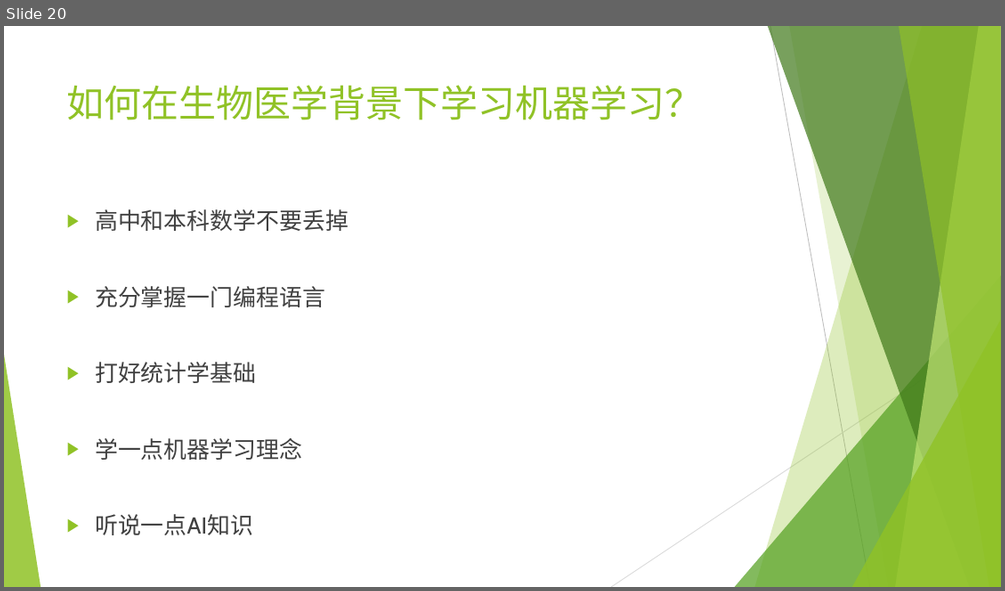
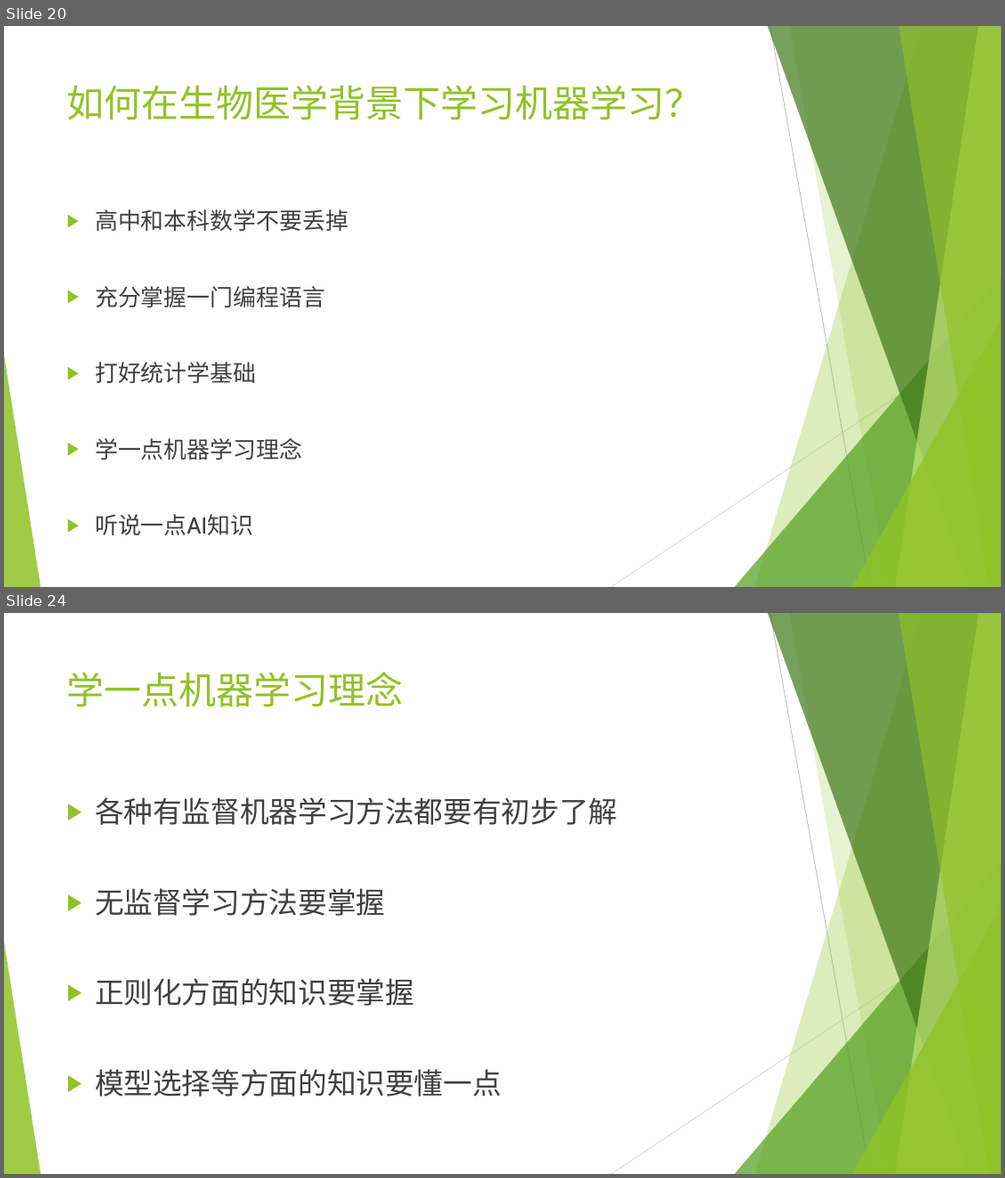
Before and after one commit to wangyi-fudan/BIOL130173, a slide deck: 0_why_and_how.pptx. Shown one above the other, each under a label of ours: slide 20 before the commit, slides 20 and 24 after it; the slides between them are not shown. The pictures are 1005x591 and 1005x1178 pixels, drawn with LibreOffice and Linux fonts; fonts in the diff are those of the drawing. Boxes give left, top, right and bottom in pixels: in the first picture for what was removed or moved away, otherwise in the second. Text is boxed around its words. In the diff, an @@ line names an element or a change of style, - is before the commit and + after.

```diff
--- a/0_why_and_how.pptx
+++ b/0_why_and_how.pptx
@@ slide 24 added at (4, 613, 1001, 1174), background #FFFFFF; not listed: 10 template elements that a slide beside it also shows @@
@@ title added at (67, 672, 404, 707), 36 pt, text #90C226 @@
+学一点机器学习理念
@@ text added at (95, 797, 617, 1096), 28 pt, text #404040 @@
+▶ 各种有监督机器学习方法都要有初步了解
+▶ 无监督学习方法要掌握
+▶ 正则化方面的知识要掌握
+▶ 模型选择等方面的知识要懂一点
```
Also in this commit, not shown: 2 slides changed, 8 other slides added.
